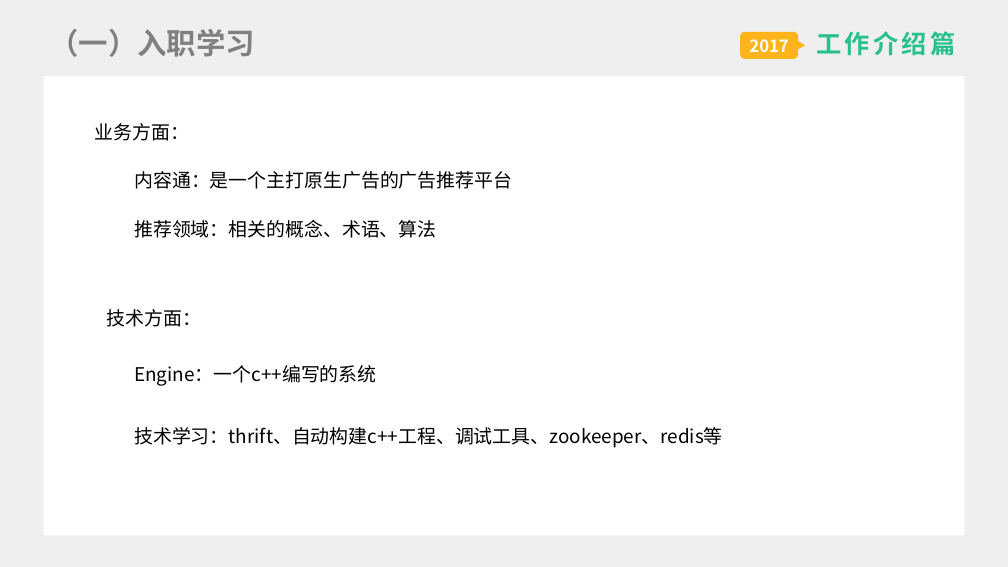
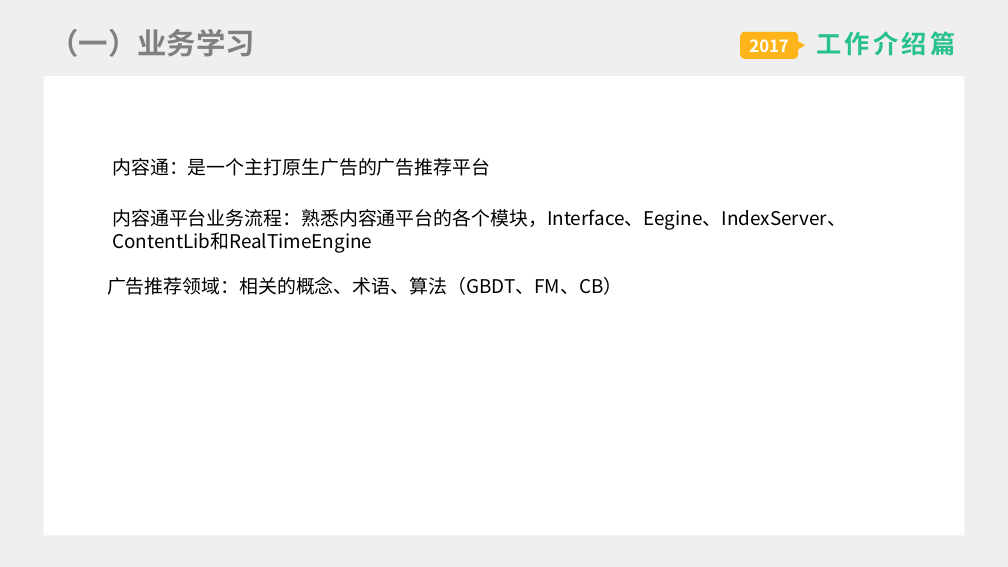
Before and after one commit to liygcoder/workerspace, a slide deck: slide 10 of ppt.pptx (slide 11 before the commit). Drawn at 1008x567 pixels with LibreOffice and Linux fonts; fonts in the diff are those of the drawing. Boxes give left, top, right and bottom in pixels: in the first picture for what was removed or moved away, otherwise in the second. Text is boxed around its words. In the diff, an @@ line names an element or a change of style, - is before the commit and + after.

```diff
--- a/ppt.pptx
+++ b/ppt.pptx
@@ title at [50,29,256,57]: text changed @@
-（一）入职学习
+（一）业务学习
@@ text removed at [95,123,189,141] @@
-业务方面：
@@ text "内容通：是一个主打原生广告的广告推荐平台": place and size @@
-text "内容通：是一个主打原生广告的广告推荐平台" at [134,171,512,189]
+text "内容通：是一个主打原生广告的广告推荐平台" at [112,158,490,176]
@@ text added at [112,209,846,253], 18 pt, text #000000 @@
+内容通平台业务流程：熟悉内容通平台的各个模块，Interface、Eegine、IndexServer、ContentLib和RealTimeEngine
@@ text at [107,277,622,295]: text changed @@
-推荐领域：相关的概念、术语、算法
+广告推荐领域：相关的概念、术语、算法（GBDT、FM、CB）
@@ text removed at [107,309,201,327] @@
-技术方面：
@@ text removed at [134,365,376,386] @@
-Engine：一个c++编写的系统
@@ text removed at [134,427,723,448] @@
-技术学习：thrift、自动构建c++工程、调试工具、zookeeper、redis等
```
Also in this commit, not shown: 5 other slides changed, 7 slides added, 6 slides removed.
